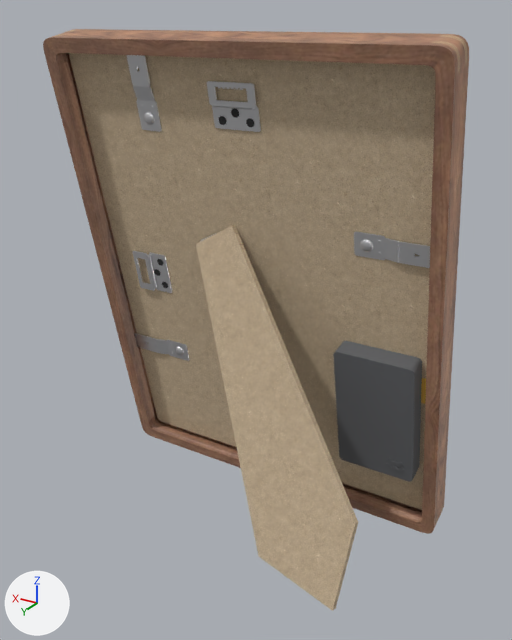
The glTF model site/public/models/featherframe.glb as it was, and as the next commit left it.
One viewpoint serves both versions: a 50 mm camera at (-0.204, 0.331, 0.3) aimed at (-0.006, 0.002, 0.135). The axes (+X, +Y, +Z) are drawn at lower left. The lights are the same throughout. The picture after the commit comes second. Where no turn or scale is listed for an object, it has been applied to the vertices.

In view in the first picture: 'featherframe_mdf', 'featherframe_pla', 'featherframe_silver', 'featherframe_stand', 'featherframe_walnut' and 2 more.
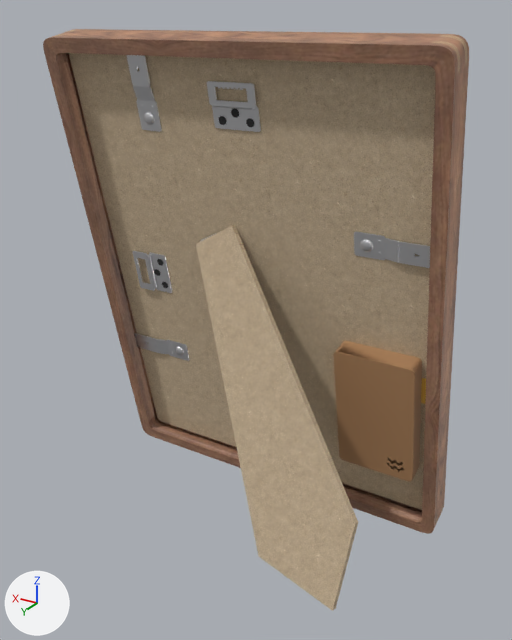
What differs and where, as boxes [x1, y1, x2, y2] in the pictures (512 x 640 px):
'featherframe_pla', recoloured (dark grey to brown)
    both: [333, 341, 422, 482]

What changed in the scene script:
```text
Change mat_featherframe_housing_pla:
    mat_featherframe_housing_pla.base_color: (0.12, 0.125, 0.135) -> (0.423, 0.227, 0.105)  # dark grey #616367 -> brown #ae835b
```
